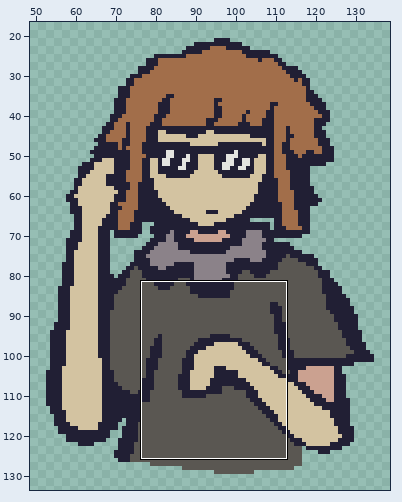
Pixel-art file, stored at assets/aseprite/new_portraits_uh.aseprite. Above: a wide view before the commit, with the close-up outlined.
Close-up. First the earlier version:
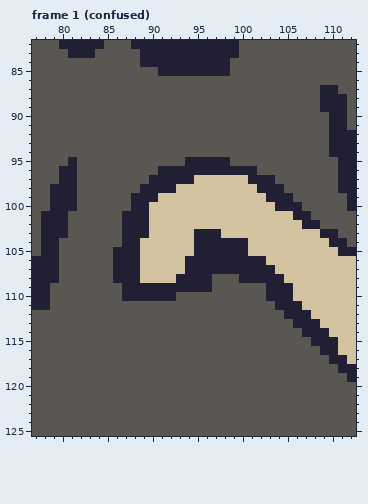
185x144 pixels, 7 frames. Shown: frame 1 (confused): x 77..112, y 82..125. The wide view leaves out empty margins. The commit also changed other frames or places, which this record leaves out.
And afterwards:
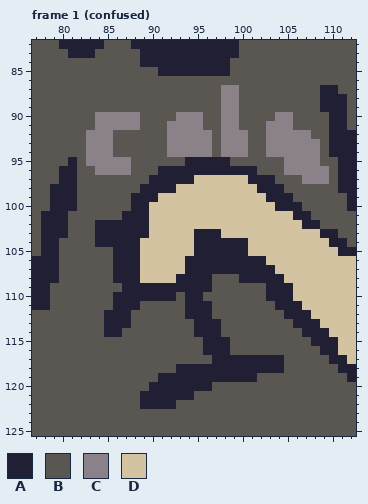
Palette (. is transparent): A #211f34  B #5a5752  C #8b8289  D #d3c3a1
Diff:
Frame 1 (confused), layer "sketch Copy":
Colour A replaces colour B in rows 102 to 104 at x 84 to 86; in row 110 at x 86 and 94 to 95; in row 111 at x 86 to 88 and 94 to 96; in row 112 at x 85 to 87 and 94 to 96; in row 113 at x 85 to 87 and 95 to 97; in row 114 at x 85 to 86 and 95 to 97.
Colour A replaces colour B in rows 115 to 116 at x 96 to 98; in row 117 at x 97 to 104; in row 118 at x 93 to 104; in row 119 at x 91 to 101; in row 120 at x 90 to 96; in row 121 at x 89 to 94.
Colour A replaces colour B in row 122 at x 89 to 92.
Colour C replaces colour B in rows 87 to 89 at x 98 to 99; in row 90 at x 84 to 88, 93 to 95, 98 to 99 and 104 to 105; in row 91 at x 84 to 88, 92 to 95, 98 to 99 and 103 to 105; in row 92 at x 83 to 85, 92 to 96, 98 to 100 and 103 to 107; in rows 93 to 94 at x 83 to 85, 92 to 96, 98 to 100 and 103 to 108; in row 95 at x 83 to 87 and 105 to 108.
Colour C replaces colour B in row 96 at x 84 to 87 and 105 to 109; in row 97 at x 107 to 109.
Changed places in both close-ups, as pixel boxes (x1, y1, x2, y2):
changed: (167, 85, 329, 184)
changed: (86, 112, 140, 175)
changed: (95, 220, 122, 247)
changed: (104, 292, 140, 337)
changed: (140, 292, 284, 409)
